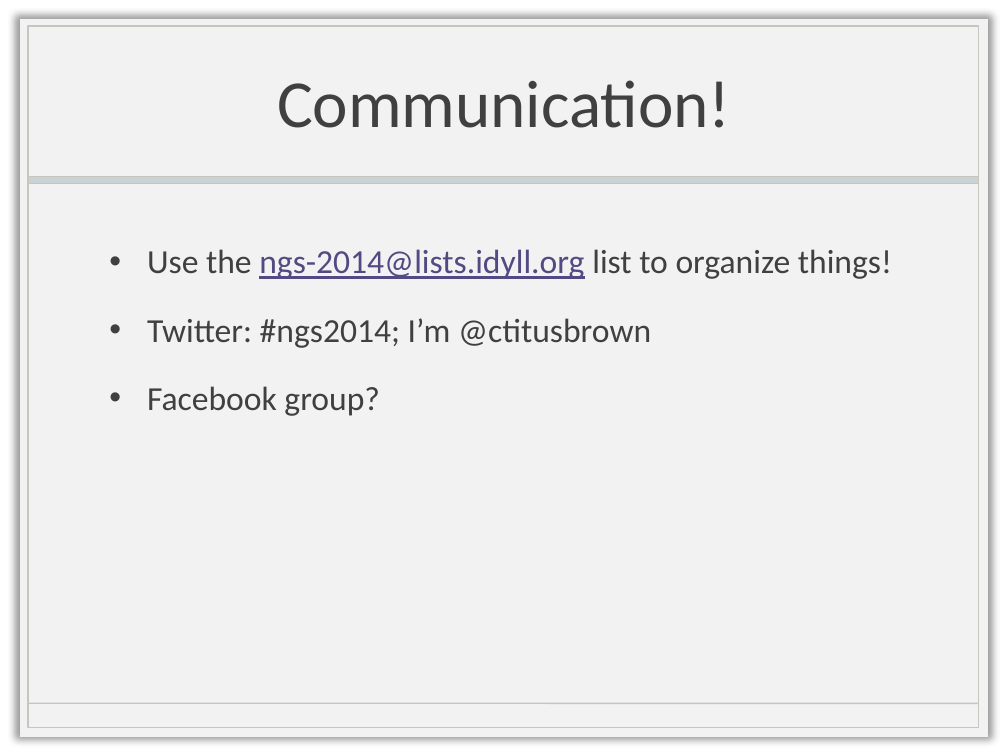
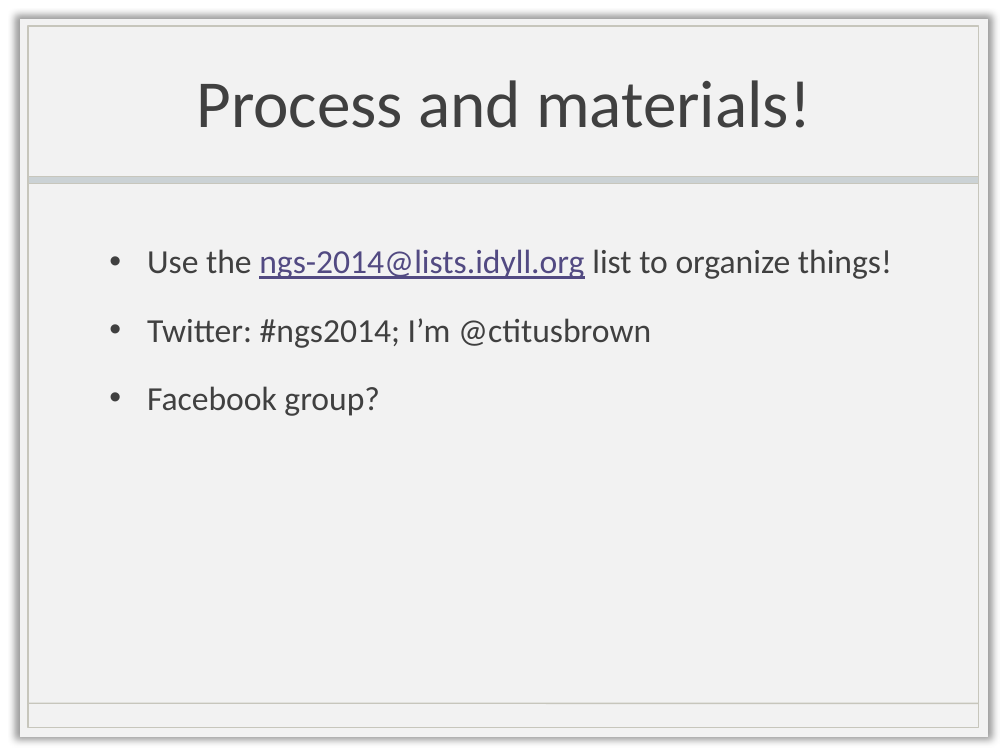
Before and after one commit to ngs-docs/angus, a slide deck: slide 39 of files/2014-lecture1-welcome.pptx. Drawn at 1008x756 pixels with LibreOffice and Linux fonts; fonts in the diff are those of the drawing; background and template pictures are left out. Boxes give left, top, right and bottom in pixels: in the first picture for what was removed or moved away, otherwise in the second. Text is boxed around its words. In the diff, an @@ line names an element or a change of style, - is before the commit and + after.

```diff
--- a/files/2014-lecture1-welcome.pptx
+++ b/files/2014-lecture1-welcome.pptx
@@ title at [196, 80, 811, 128]: text changed @@
-Communication!
+Process and materials!
```
Also in this commit, not shown: 1 other slide changed, 4 other files.
